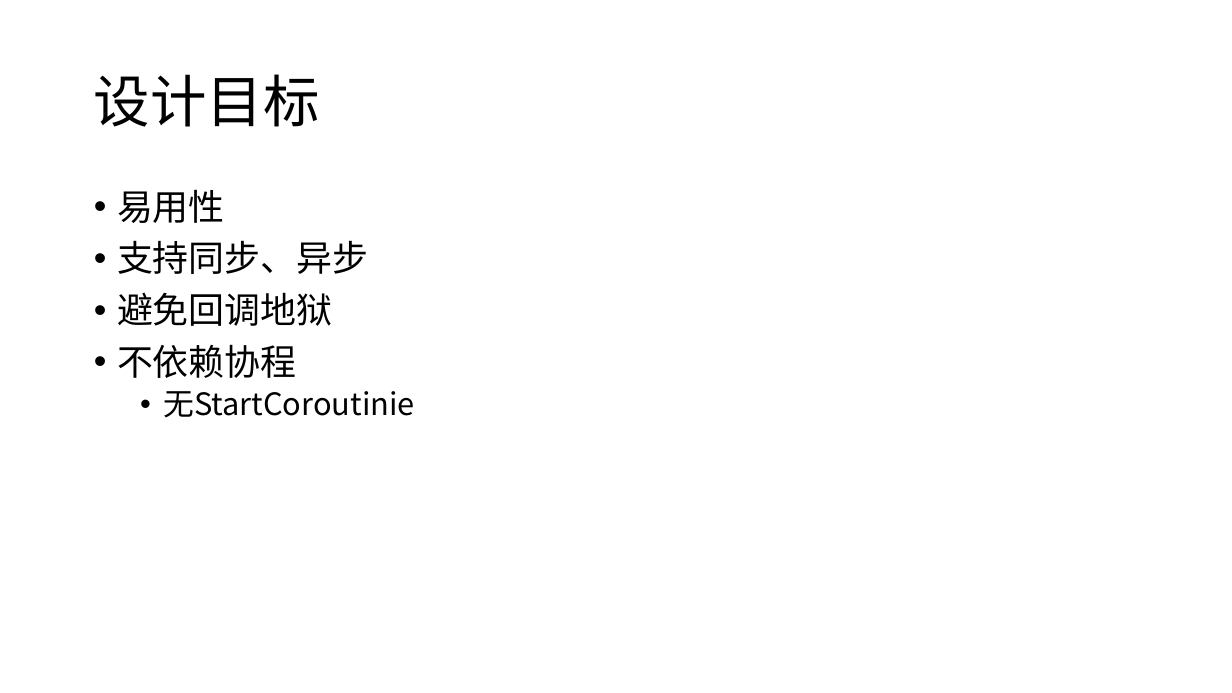
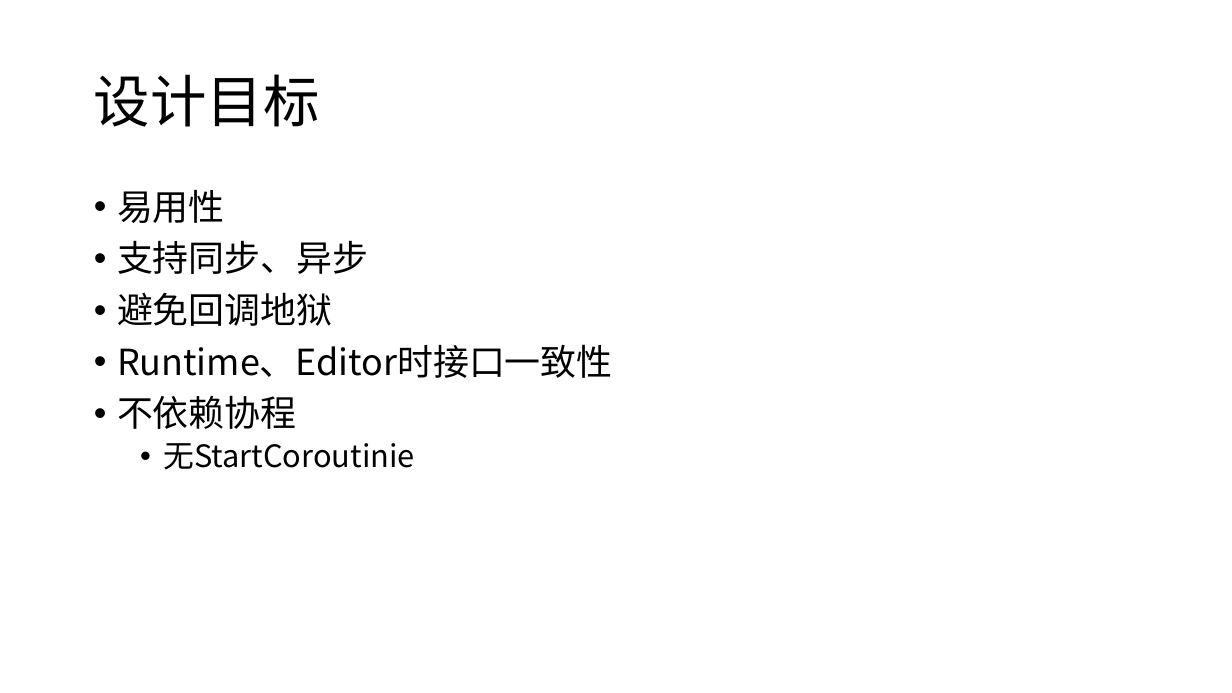
Before and after one commit to xukunn1226/__UnityFramework, a slide deck: slide 46 of Assets/Slice/《资源管理——从理论到实践》.pptx. Drawn at 1232x693 pixels with LibreOffice and Linux fonts; fonts in the diff are those of the drawing. Boxes give left, top, right and bottom in pixels: in the first picture for what was removed or moved away, otherwise in the second. Text is boxed around its words. In the diff, an @@ line names an element or a change of style, - is before the commit and + after.

```diff
--- a/Assets/Slice/《资源管理——从理论到实践》.pptx
+++ b/Assets/Slice/《资源管理——从理论到实践》.pptx
@@ text at (117, 344, 613, 378): paragraph added @@
+• Runtime、Editor时接口一致性
```
Also in this commit, not shown: 4 other files.
